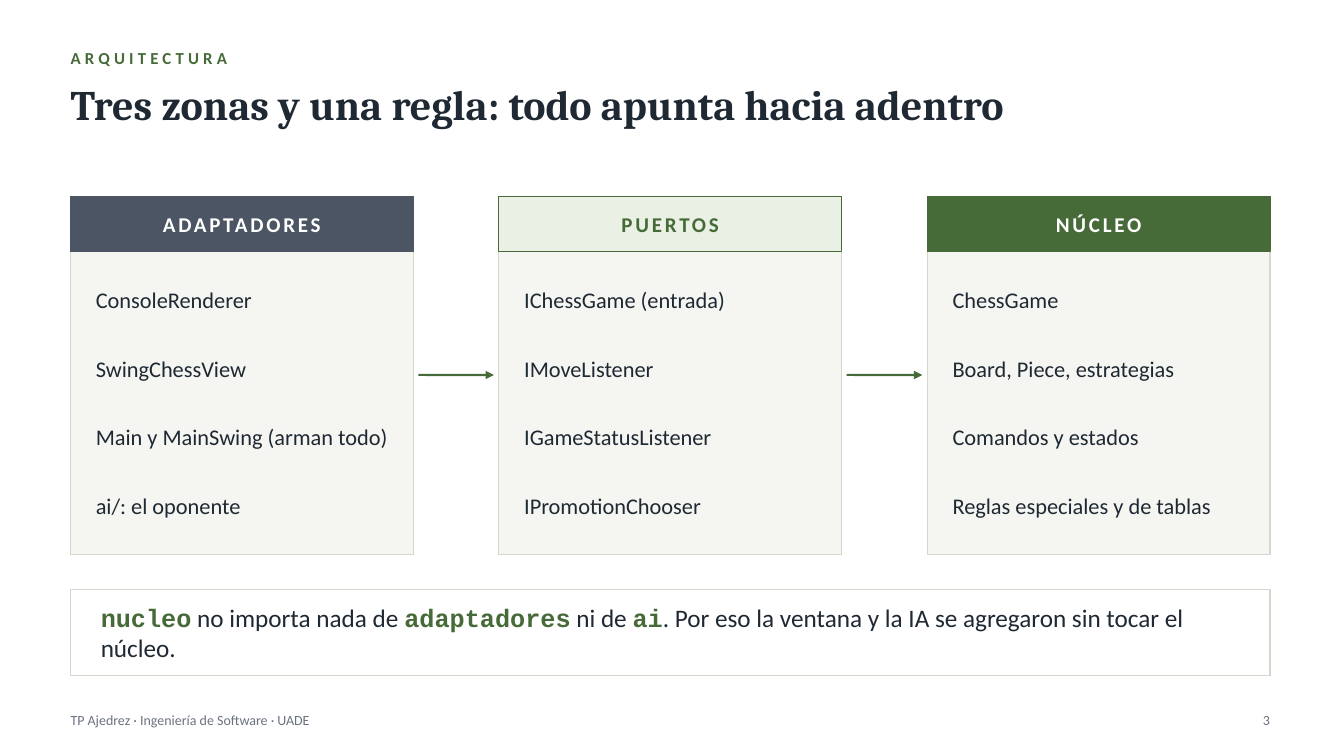
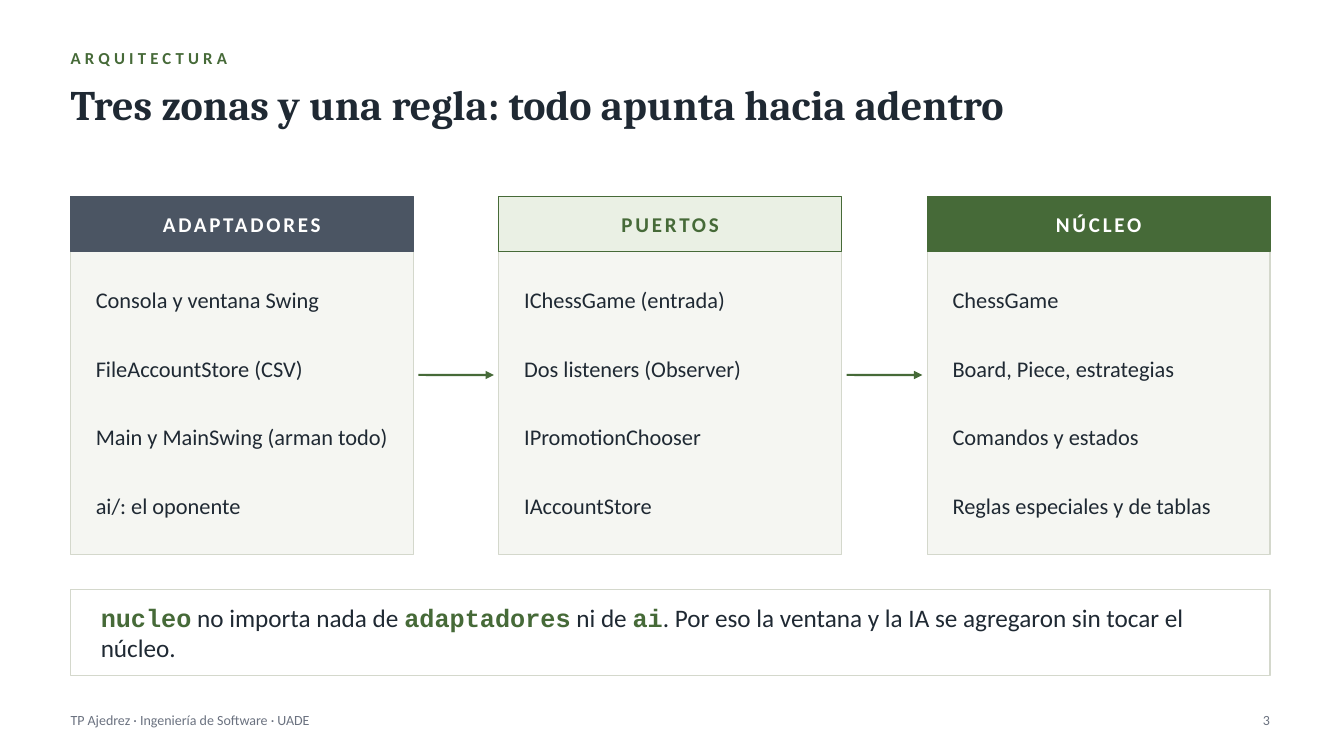
Before and after one commit to Ogstra/tp-ajedrez, a slide deck: slide 3 of docs/presentacion.pptx. Drawn at 1344x756 pixels with LibreOffice and Linux fonts; fonts in the diff are those of the drawing. Boxes give left, top, right and bottom in pixels: in the first picture for what was removed or moved away, otherwise in the second. Text is boxed around its words. In the diff, an @@ line names an element or a change of style, - is before the commit and + after.

Commit message:
La vista recibe la partida armada por GameBuilder, ventana adaptada al tamano del tablero y documentacion al dia

```diff
--- a/docs/presentacion.pptx
+++ b/docs/presentacion.pptx
@@ text at box(96, 292, 319, 312): text changed @@
-ConsoleRenderer
+Consola y ventana Swing
@@ text at box(96, 361, 302, 380): text changed @@
-SwingChessView
+FileAccountStore (CSV)
@@ text at box(524, 361, 741, 380): text changed @@
-IMoveListener
+Dos listeners (Observer)
@@ text "IPromotionChooser": place and size @@
-text "IPromotionChooser" at box(524, 498, 701, 514)
+text "IPromotionChooser" at box(524, 429, 701, 445)
@@ text removed at box(524, 429, 711, 445) @@
-IGameStatusListener
@@ text added at box(524, 499, 652, 514), 16 pt, text #1F2933 @@
+IAccountStore
```
Also in this commit, not shown: 5 other slides changed, 1 slide added, 13 other files.
